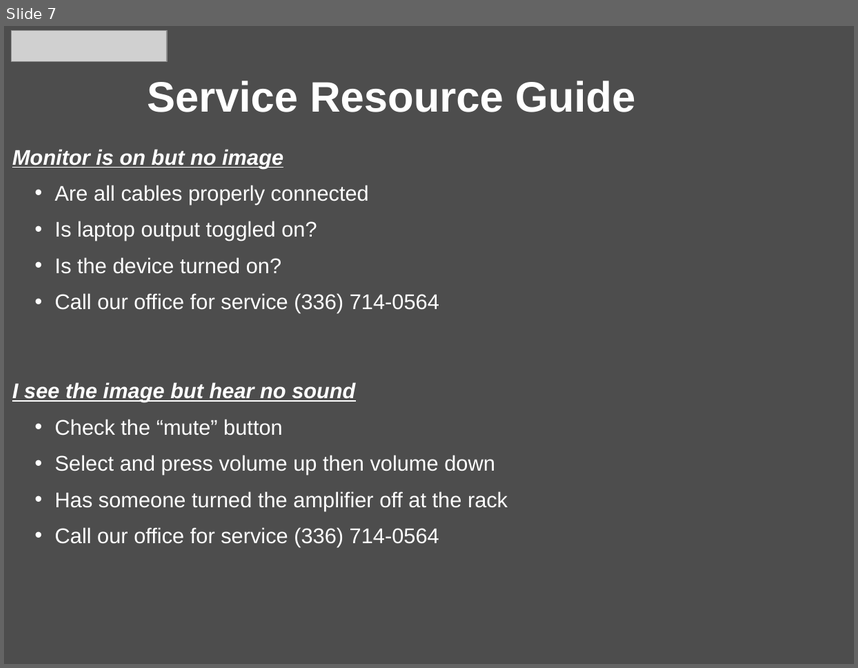
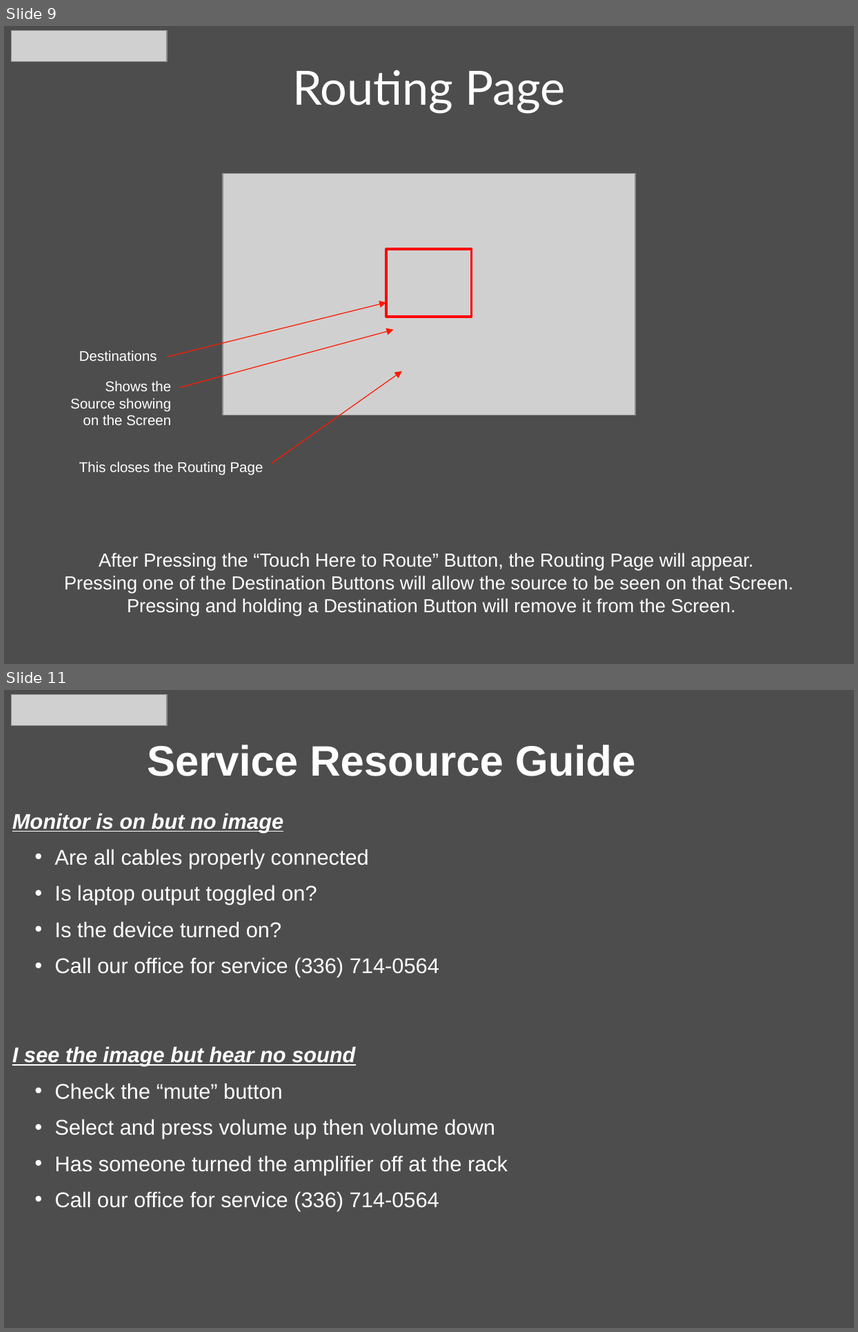
Before and after one commit to CurtisChurch/Pentair, a slide deck: User Manuals/Quick Reference Guide Pentair - Large Conference Room.pptx. Shown one above the other, each under a label of ours: slide 7 before the commit, slides 9 and 11 after it; the slides between them are not shown. The pictures are 858x668 and 858x1332 pixels, drawn with LibreOffice and Linux fonts; fonts in the diff are those of the drawing; grey boxes stand for pictures; background and template pictures are left out. Boxes give left, top, right and bottom in pixels: in the first picture for what was removed or moved away, otherwise in the second. Text is boxed around its words. In the diff, an @@ line names an element or a change of style, - is before the commit and + after.

```diff
--- a/User Manuals/Quick Reference Guide Pentair - Large Conference Room.pptx
+++ b/User Manuals/Quick Reference Guide Pentair - Large Conference Room.pptx
@@ slide 9 added at <box>4,26,854,664</box>, background picture (left out) @@
@@ picture added at <box>11,30,166,61</box> @@
@@ title added at <box>292,70,566,114</box>, 40 pt, text #FFFFFF @@
+Routing Page
@@ picture added at <box>223,173,635,414</box> @@
@@ rectangle added at <box>386,249,472,316</box>, outline #FF0000 2.25 pt @@
@@ arrow added from (168, 357) to (386, 302), #FB1B03 0.75 pt @@
@@ arrow added from (180, 388) to (393, 330), #FB1B03 0.75 pt @@
@@ text added at <box>79,350,157,361</box>, 12 pt, text #FFFFFF @@
+Destinations
@@ arrow added from (272, 463) to (402, 371), #FB1B03 0.75 pt @@
@@ text added at <box>70,381,171,425</box>, 12 pt, text #FFFFFF @@
+Shows the Source showing on the Screen
@@ text added at <box>79,461,263,475</box>, 12 pt, text #FFFFFF @@
+This closes the Routing Page
@@ text added at <box>64,552,793,616</box>, 16 pt, text #FFFFFF @@
+After Pressing the “Touch Here to Route” Button, the Routing Page will appear. Pressing one of the Destination Buttons will allow the source to be seen on that Screen. Pressing and holding a Destination Button will remove it from the Screen.
@@ what was slide 7 is now slide 11 @@
```
Also in this commit, not shown: 5 slides changed, 5 other slides added, 2 slides removed, 1 other file.
